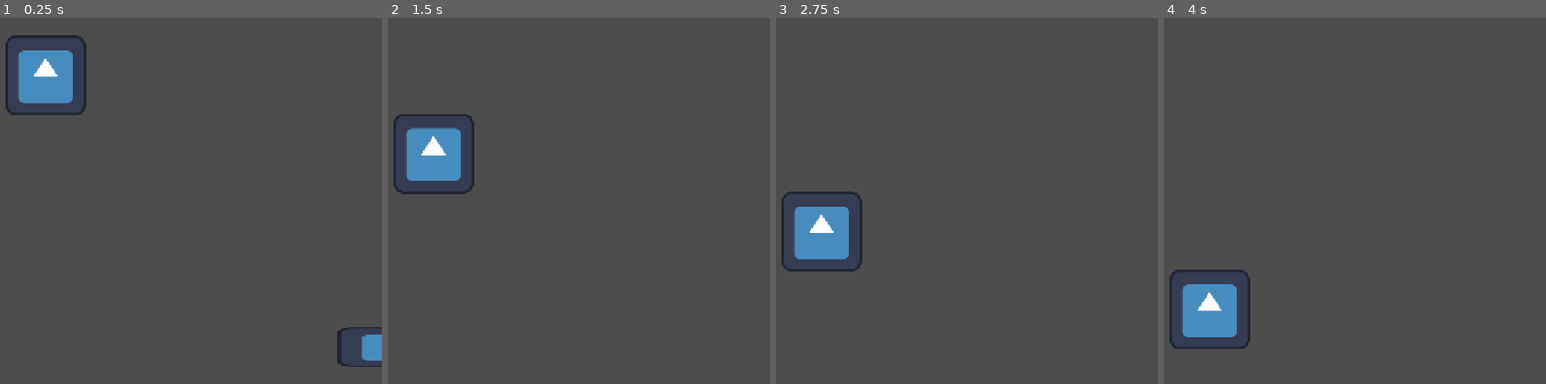
Above: before the commit, frames 1-4 (left to right).
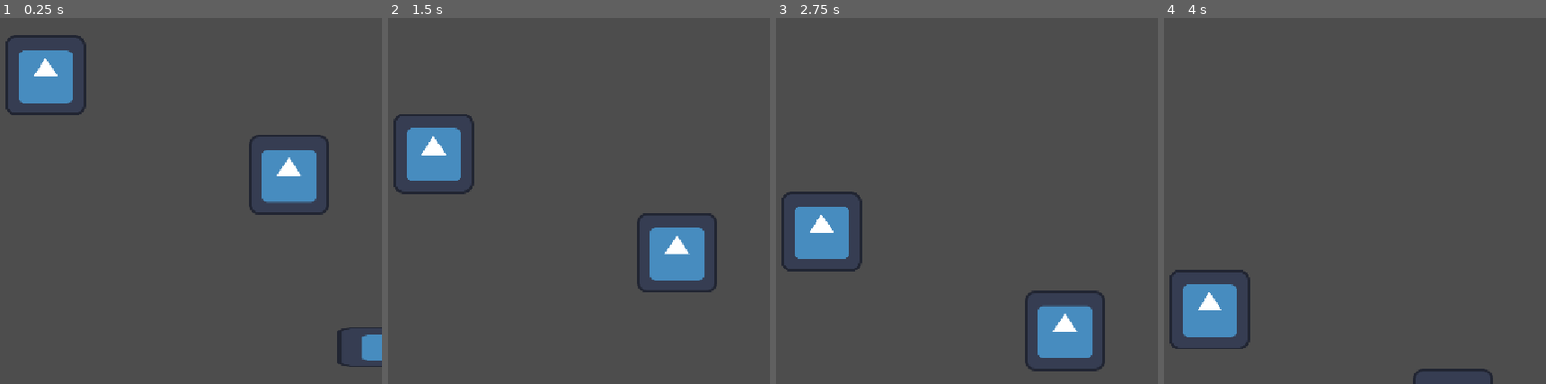
Above: after the commit, the same moments.

Repository: KoaiLamg/catching-game
Game: Godot game, scene res://Màn hình chơi game.tscn
The game is run twice, just before and just after one commit, with the same random seed, the same clock (stepped at 60 frames per second) and the same inputs. The engine's default icon, where the game draws it, is replaced by a stand-in: a white triangle on a blue panel in a dark square.
Inputs:
- Up to frame 1 (0.25 s): no input
- Up to frame 2 (1.5 s): hold D (move_right_catching_game) 0.53-1.28 s; hold A (move_left_catching_game) from 1.28 s (still down)
- Up to frame 3 (2.75 s): release A (move_left_catching_game) at 2.03 s; hold D (move_right_catching_game) from 2.03 s (still down)
- Up to frame 4 (4 s): release D (move_right_catching_game) at 3.53 s; hold A (move_left_catching_game) from 3.53 s (still down)

The runs differ from the first frame. In frame 1, 2.7% of the frame differs, in the area x 4-87%, y 8-54%; in frame 2, 2.8%, in the area x 4-87%, y 29-75%; in frame 3, 2.7%; in frame 4, 0.3%.

Commit message:
chuyển sang máy cty bố
yayaya

Diff:
--- a/Nho.tscn
+++ b/Nho.tscn
@@ -14,6 +14,11 @@
 shape = SubResource("RectangleShape2D_1vivr")
 
 [node name="Sprite2D" type="Sprite2D" parent="." unique_id=2122259614]
+texture_filter = 1
+texture = ExtResource("2_8bor2")
+
+[node name="Icon" type="Sprite2D" parent="." unique_id=420501214]
+position = Vector2(390, 159)
 texture = ExtResource("2_8bor2")
 
 [connection signal="body_entered" from="." to="." method="_on_body_entered"]
